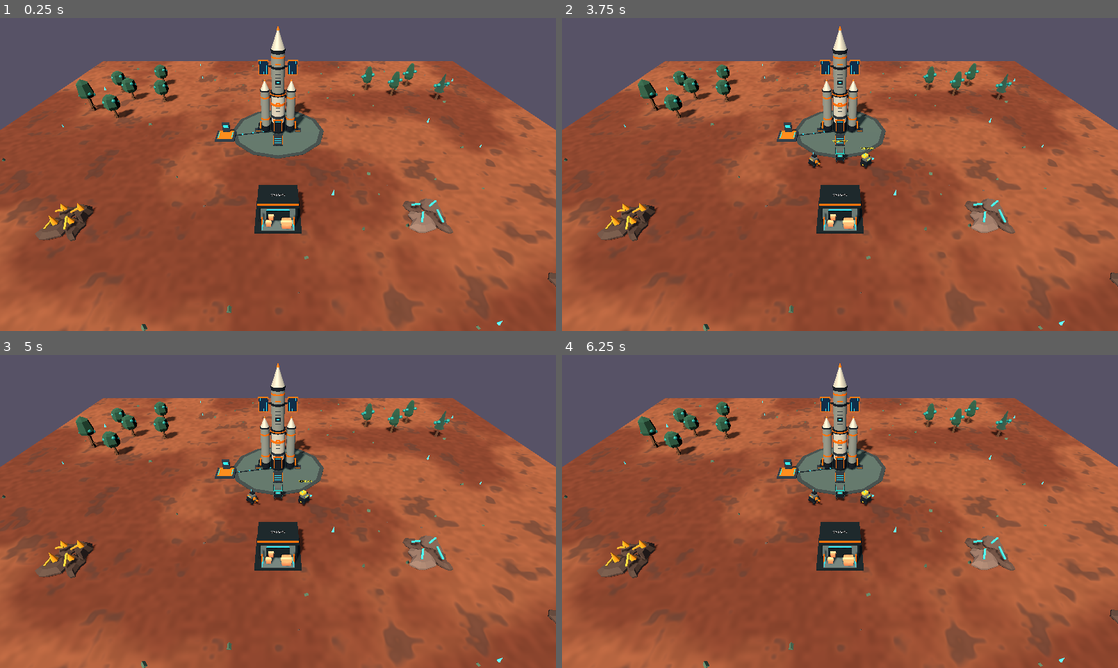
Above: before the commit, frames 1-4 (two rows, left to right).
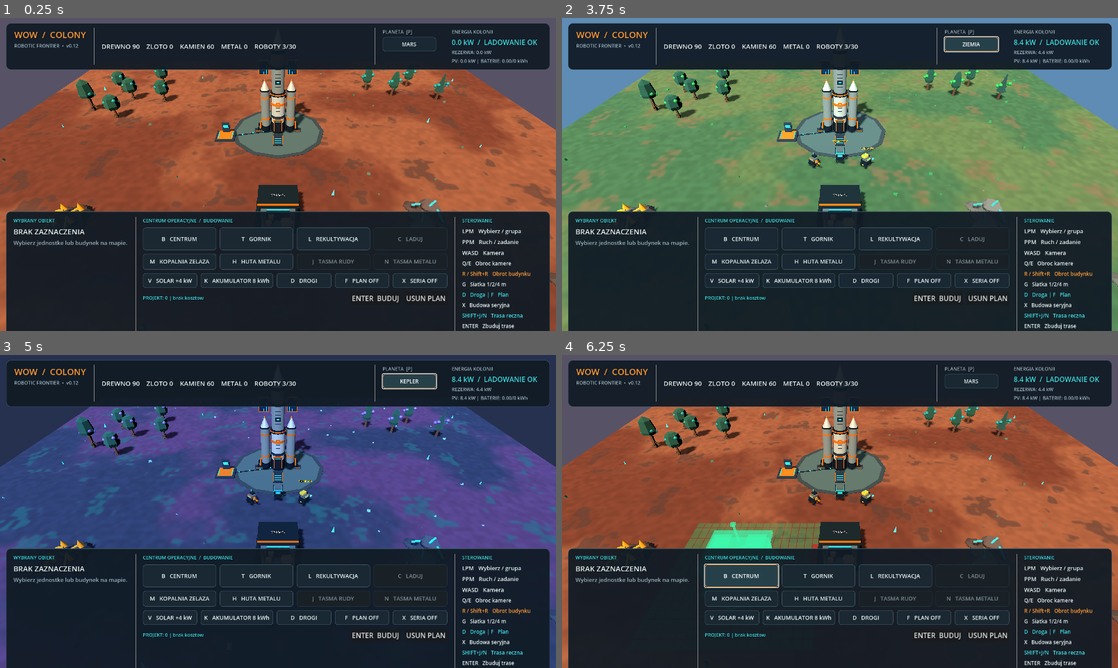
Above: after the commit, the same moments.

Repository: serafin1367/wow
Game: Godot game, scene res://scenes/main.tscn
Two runs of this game, one before a commit and one after it. Both use one fixed random seed, a clock stepped at 60 frames per second and the inputs below.
Inputs (mouse positions are in pixels of both pictures, inside the frame that each line leads up to):
- Up to frame 1 (0.25 s): no input
- Up to frame 2 (3.75 s): click (867, 280) at 0.5 s, where only the run after the commit has a clickable "D DROGI"; click (990, 299) at 1.25 s, where only the run after the commit has a clickable "USUN PLAN"; click (940, 299) at 2 s, where only the run after the commit has a clickable "ENTER BUDUJ"; click (940, 299) at 2.75 s, where only the run after the commit has a clickable "ENTER BUDUJ"; click (973, 43) at 3.5 s, where only the run after the commit has a clickable "MARS"
- Up to frame 3 (5 s): click (411, 380) at 4.25 s, where only the run after the commit has a clickable "ZIEMIA"
- Up to frame 4 (6.25 s): click (973, 380) at 5 s, where only the run after the commit has a clickable "KEPLER"; click (739, 577) at 5.75 s, where only the run after the commit has a clickable "B CENTRUM"

The runs differ from the first frame. In frame 1, 51% of the frame differs, in the area x 1-99%, y 1-100%; in frame 2, 97%; in frame 3, 98%, in the area x 0-100%, y 0-100%; in frame 4, 53%.
Error before the commit: Invalid access to property or key 'road_requested' on a base object of type 'CanvasLayer (colony_hud.gd)'. (res://scripts/main.gd:1373)

Commit message:
ui: planning toolbar for roads, queued production blocks, repeat-build and batch confirmation

Diff:
--- a/scripts/colony_hud.gd
+++ b/scripts/colony_hud.gd
@@ -13,6 +13,11 @@
 signal metal_conveyor_requested
 signal solar_array_requested
 signal battery_bank_requested
+signal road_requested
+signal planning_requested
+signal sticky_requested
+signal commit_plan_requested
+signal clear_plan_requested
 
 const BG = Color(0.065, 0.105, 0.145, 0.94)
 const BG_SUBTLE = Color(0.105, 0.16, 0.20, 0.96)
@@ -43,6 +48,10 @@
 var storage_label: Label
 var solar_button: Button
 var battery_button: Button
+var road_button: Button
+var planning_button: Button
+var sticky_button: Button
+var plan_info_label: Label
 
 
 func _ready() -> void:
@@ -90,7 +99,7 @@
 	branding.custom_minimum_size.x = 150
 	row.add_child(branding)
 	branding.add_child(_label("WOW  /  COLONY", 20, ORANGE, true))
-	branding.add_child(_label("ROBOTIC FRONTIER  •  v0.11", 11, MUTED))
+	branding.add_child(_label("ROBOTIC FRONTIER  •  v0.12", 11, MUTED))
 	row.add_child(VSeparator.new())
 
 	resource_label = _label("", 15, TEXT, true)
@@ -129,7 +138,7 @@
 	bar.set_anchors_preset(Control.PRESET_BOTTOM_WIDE)
 	bar.offset_left = 14
 	bar.offset_right = -14
-	bar.offset_top = -244
+	bar.offset_top = -275
 	bar.offset_bottom = -14
 
 	var margin := _margins(16, 12, 16, 10)
@@ -215,6 +224,35 @@
 	battery_button.custom_minimum_size.y = 32
 	battery_button.pressed.connect(func(): battery_bank_requested.emit())
 	energy_actions.add_child(battery_button)
+	road_button = _action_button("D   DROGI", "Wyznacz trase, Enter buduje; 1 kamien / 4 nowe pola.", ORANGE)
+	road_button.custom_minimum_size.y = 32
+	road_button.pressed.connect(func(): road_requested.emit())
+	energy_actions.add_child(road_button)
+	planning_button = _action_button("F   PROJEKT", "LPM planuje budynki, Enter buduje wszystkie.", TURQUOISE)
+	planning_button.custom_minimum_size.y = 32
+	planning_button.pressed.connect(func(): planning_requested.emit())
+	energy_actions.add_child(planning_button)
+	sticky_button = _action_button("X   SERIA", "Po wybudowaniu automatycznie przejdz do nastepnego budynku.", ORANGE)
+	sticky_button.custom_minimum_size.y = 32
+	sticky_button.pressed.connect(func(): sticky_requested.emit())
+	energy_actions.add_child(sticky_button)
+
+	var plan_row := HBoxContainer.new()
+	plan_row.add_theme_constant_override("separation", 8)
+	center.add_child(plan_row)
+	plan_info_label = _label("PROJEKT: 0 elementow", 11, TURQUOISE, true)
+	plan_info_label.size_flags_horizontal = Control.SIZE_EXPAND_FILL
+	plan_row.add_child(plan_info_label)
+	var accept_plan := Button.new()
+	accept_plan.text = "ENTER  BUDUJ"
+	accept_plan.tooltip_text = "Zatwierdz caly projekt budowy"
+	accept_plan.pressed.connect(func(): commit_plan_requested.emit())
+	plan_row.add_child(accept_plan)
+	var clear_plan := Button.new()
+	clear_plan.text = "USUN PLAN"
+	clear_plan.tooltip_text = "Usun niezrealizowane hologramy"
+	clear_plan.pressed.connect(func(): clear_plan_requested.emit())
+	plan_row.add_child(clear_plan)
 
 	event_label = _label("Gotowosc systemow kolonii.", 13, TEXT)
 	event_label.autowrap_mode = TextServer.AUTOWRAP_WORD_SMART
@@ -233,6 +271,8 @@
 	help.add_child(_label("Q/E   Obroc kamere", 12, TEXT))
 	help.add_child(_label("R / Shift+R   Obrot budynku", 12, ORANGE))
 	help.add_child(_label("G   Siatka 1/2/4 m", 12, TEXT))
+	help.add_child(_label("D   Droga | F   Plan", 12, TURQUOISE))
+	help.add_child(_label("X   Budowa seryjna", 12, TEXT))
 	help.add_child(_label("SHIFT+J/N   Trasa reczna", 12, TURQUOISE))
 	help.add_child(_label("ENTER   Zbuduj trase", 12, TEXT))
 	help.add_child(_label("ESC   Anuluj budowe", 12, TEXT))
@@ -284,6 +324,15 @@
 		solar_button.disabled = solar_count >= solar_limit
 	if battery_button != null:
 		battery_button.disabled = battery_count >= battery_limit
+
+
+func set_planning_state(planning: bool, repeat_mode: bool, count: int, cost: String) -> void:
+	if planning_button != null:
+		planning_button.text = "F   PLAN %s" % ("ON" if planning else "OFF")
+	if sticky_button != null:
+		sticky_button.text = "X   SERIA %s" % ("ON" if repeat_mode else "OFF")
+	if plan_info_label != null:
+		plan_info_label.text = "PROJEKT: %d | %s" % [count, cost if cost != "" else "brak kosztow"]
 
 
 func set_status(message: String) -> void:
